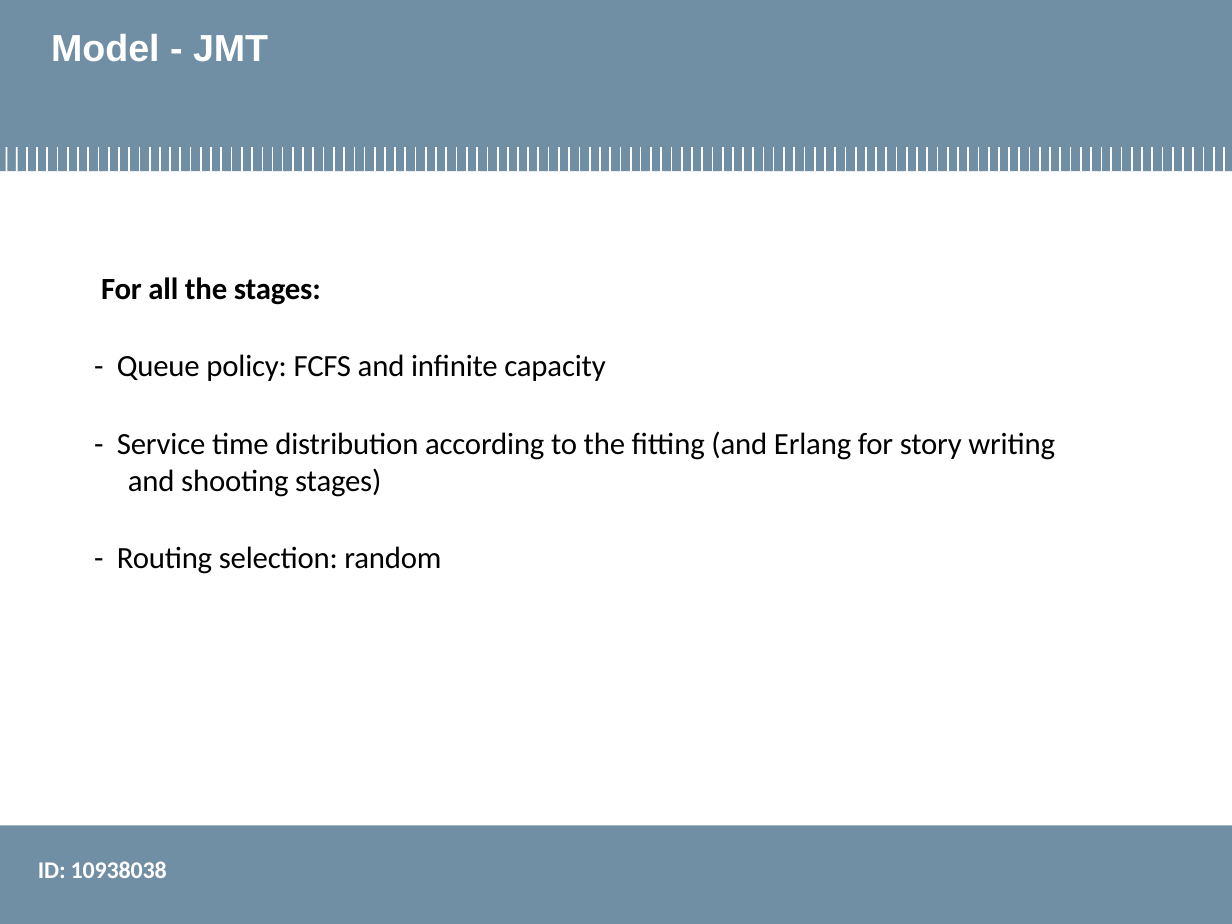
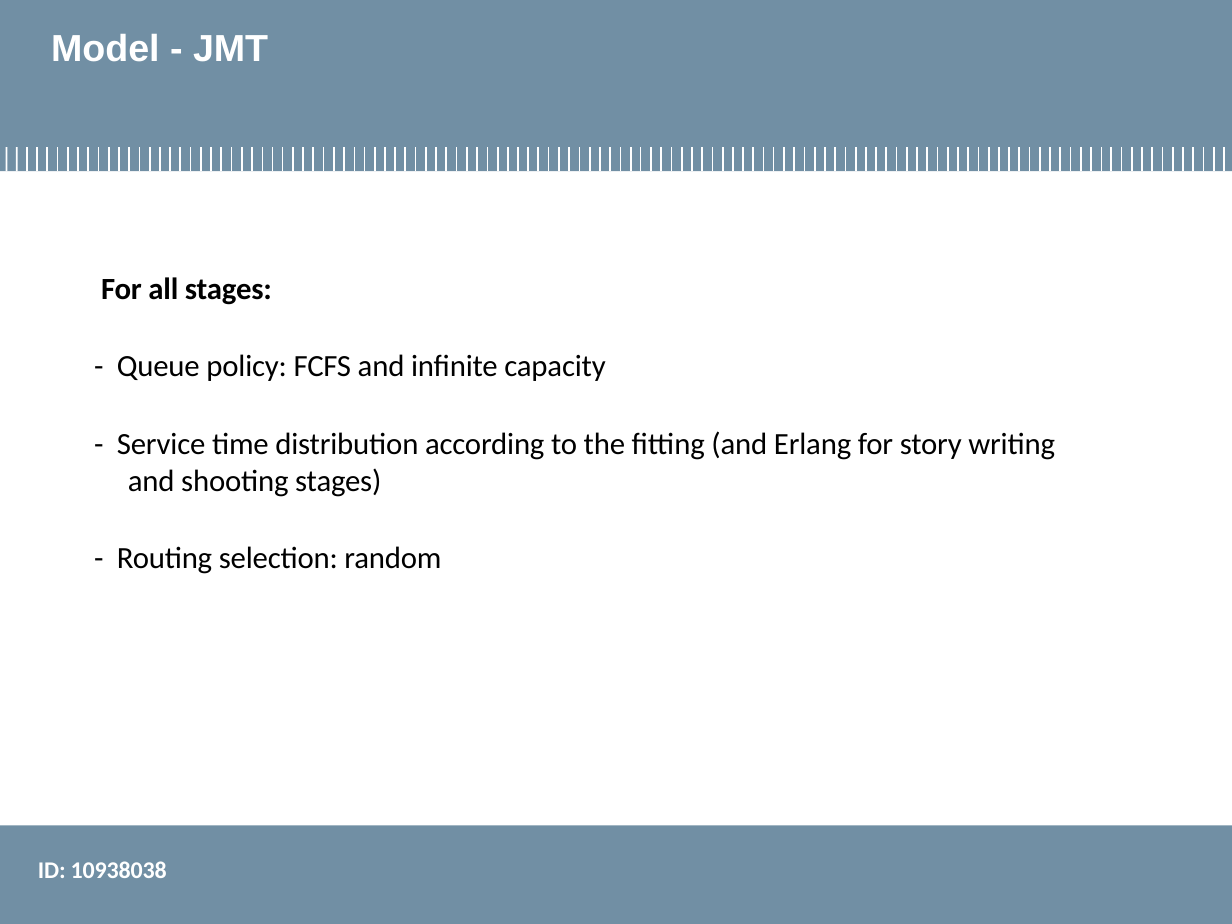
Before and after one commit to smn07/performance_evaluation_application, a slide deck: slide 12 of Final_Project/finalProject_open10938038.pptx. Drawn at 1232x924 pixels with LibreOffice and Linux fonts; fonts in the diff are those of the drawing; background and template pictures are left out. Boxes give left, top, right and bottom in pixels: in the first picture for what was removed or moved away, otherwise in the second. Text is boxed around its words. In the diff, an @@ line names an element or a change of style, - is before the commit and + after.

```diff
--- a/Final_Project/finalProject_open10938038.pptx
+++ b/Final_Project/finalProject_open10938038.pptx
@@ text at (x1=101, y1=277, x2=272, y2=305): text changed @@
-For all the stages:
+For all stages:
```
Also in this commit, not shown: 7 other slides changed, 2 slides removed, 3 other files.
